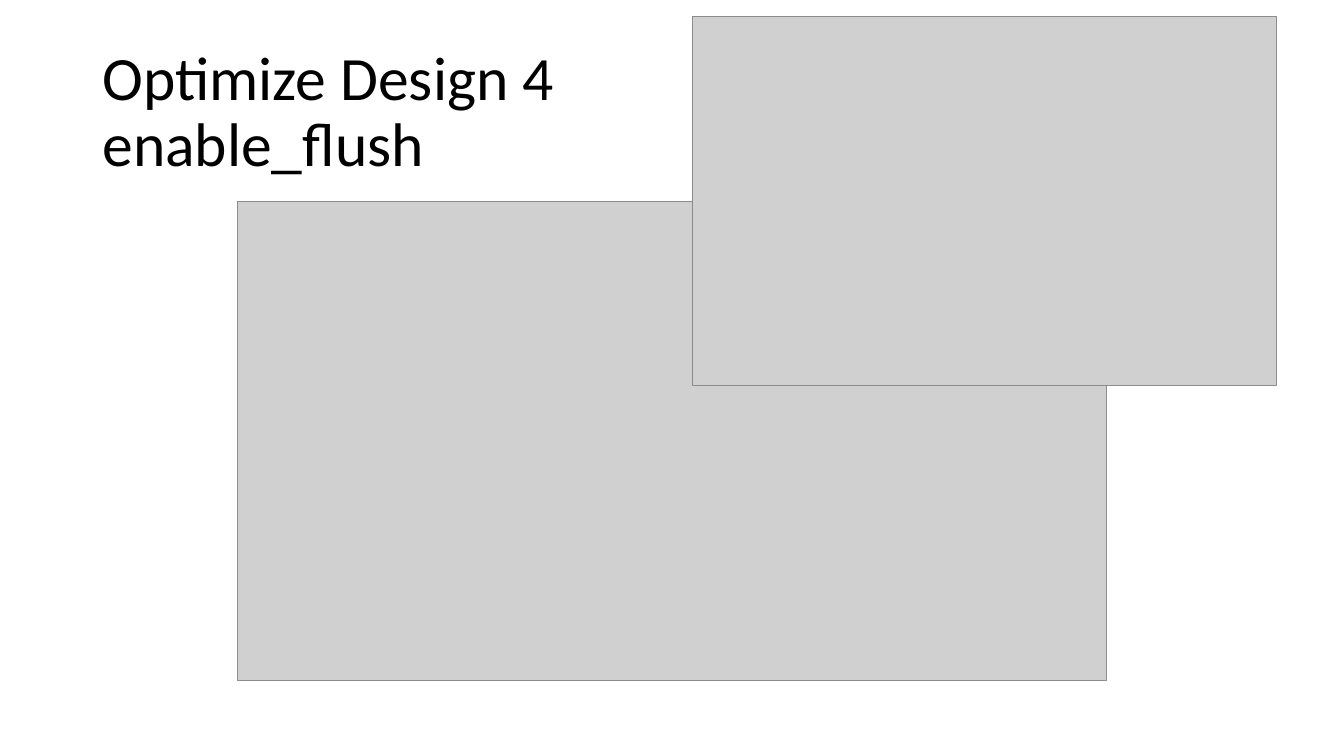
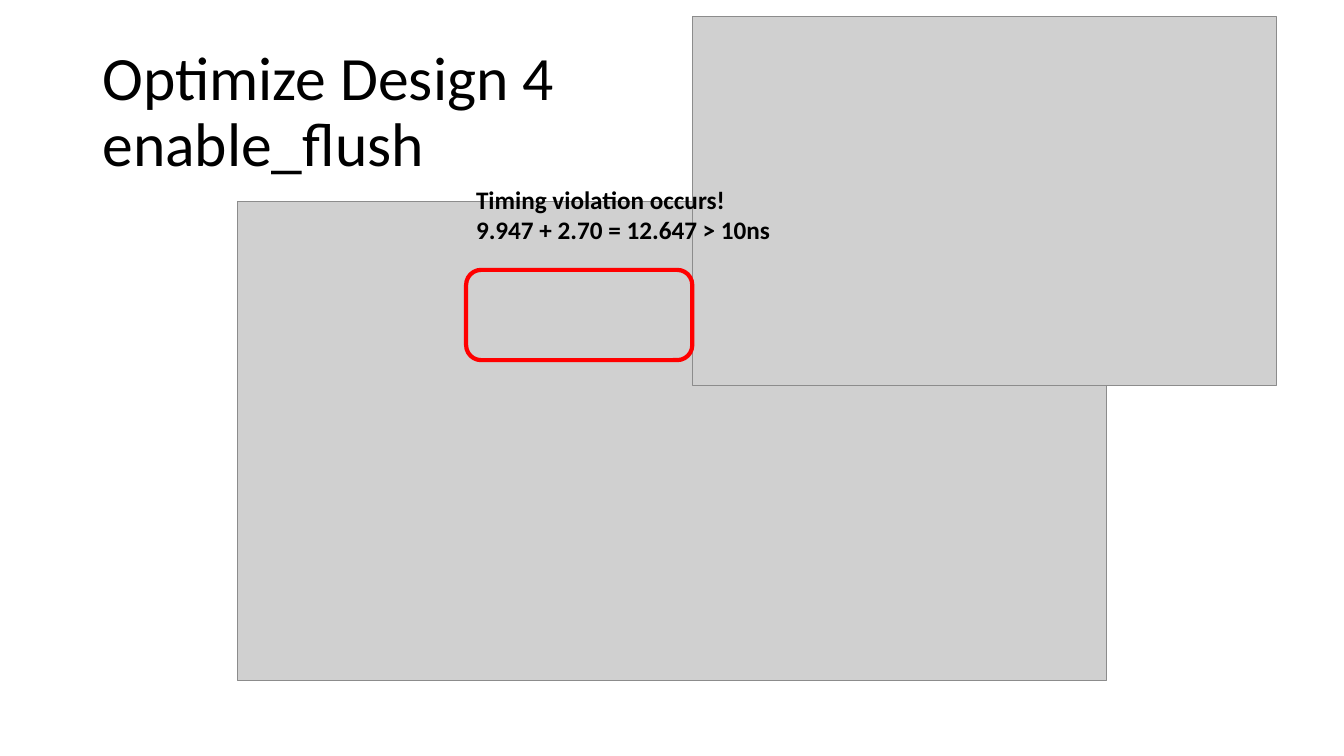
Before and after one commit to EvanLu0815/HLS, a slide deck: slide 26 of LABB_video_processing/110061562_presentation.pptx (slide 25 before the commit). Drawn at 1344x756 pixels with LibreOffice and Linux fonts; fonts in the diff are those of the drawing; grey boxes stand for pictures. Boxes give left, top, right and bottom in pixels: in the first picture for what was removed or moved away, otherwise in the second. Text is boxed around its words. In the diff, an @@ line names an element or a change of style, - is before the commit and + after.

```diff
--- a/LABB_video_processing/110061562_presentation.pptx
+++ b/LABB_video_processing/110061562_presentation.pptx
@@ text added at [476, 188, 770, 246], 18 pt, text #000000, bold @@
+Timing violation occurs! 9.947 + 2.70 = 12.647 > 10ns
@@ rounded rectangle added at [466, 270, 692, 361], outline #FF0000 3 pt @@
```
Also in this commit, not shown: 10 other slides changed, 2 slides added.
